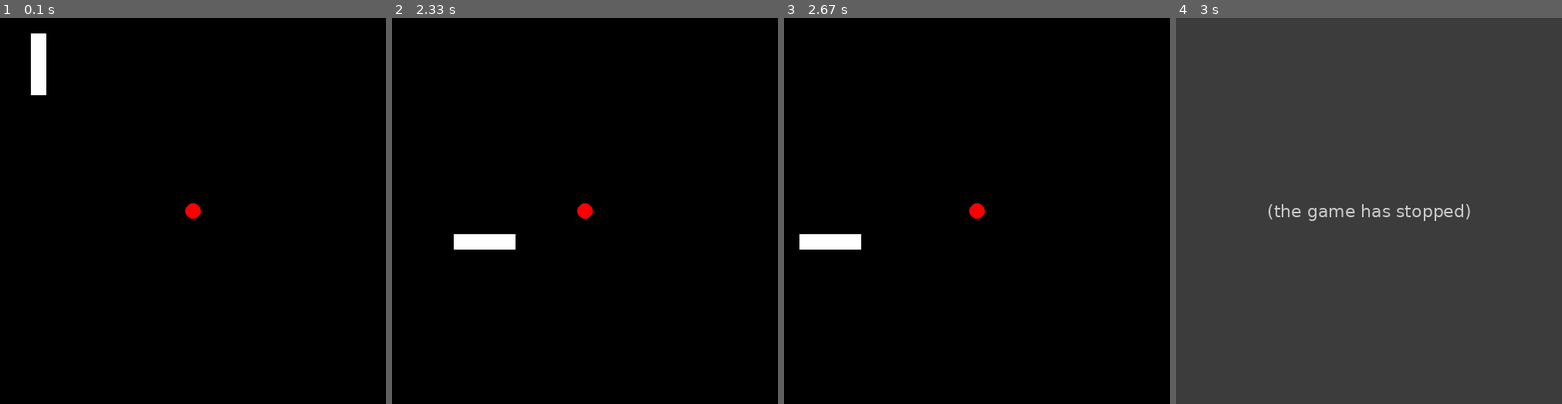
Above: before the commit, frames 1-4 (left to right).
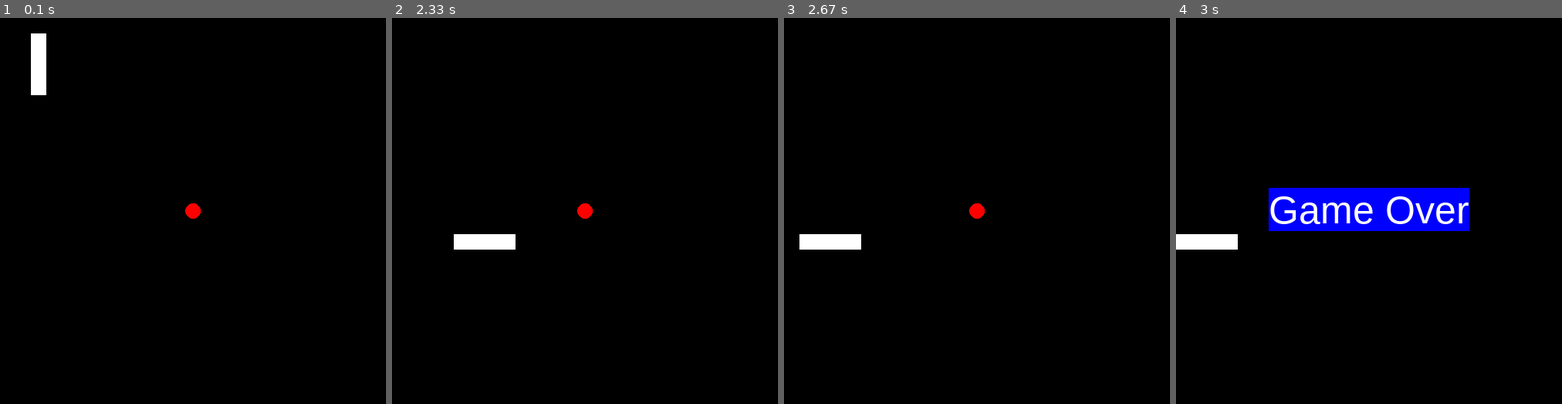
Above: after the commit, the same moments.

Repository: Dexxxon09/PyGame-u-Pajtonu
Game: pygame game, started from cas_15/zmija.py
The game is run twice, just before and just after one commit, with the same random seed, the same clock (stepped at 60 frames per second) and the same inputs.
Inputs:
- Up to frame 1 (0.1 s): no input
- Up to frame 2 (2.33 s): hold Right 0.83-1.47 s; hold Down 1.5-1.87 s; hold Left from 1.9 s (still down)
- Up to frame 3 (2.67 s): release Left at 2.37 s; hold Right from 2.4 s (still down)
- Up to frame 4 (3 s): release Right at 2.87 s

Frames 1-3 are identical in both runs. In frame 4, 100% of the frame differs, in the area x 0-100%, y 0-100%.
Before the commit the program exited at 2.87 s; later frames show no game.

Commit message:
Update README.md

Diff:
--- a/cas_15/zmija.py
+++ b/cas_15/zmija.py
@@ -78,7 +78,11 @@
     (slupala se sama o sebe), igrac je izgubio pa igru prekidamo
     """
     if red < 0 or kolona < 0 or red >= dimenzija or kolona >= dimenzija or nova_glava in zmija:
-        print("GAME OVER")
+        font = pygame.font.SysFont("Arial", 50)
+        text = font.render("Game Over", True, pygame.Color("white"), pygame.Color("blue"))
+        prozor.blit(text, (120, 220))
+        pygame.display.flip()
+        pygame.time.wait(2000)
         print("Final score:", (len(zmija) - 4) * 100)
         pygame.quit()
         exit(0)
Not shown, changed: README.md
Binary file added: cas_15/zmija.gif
